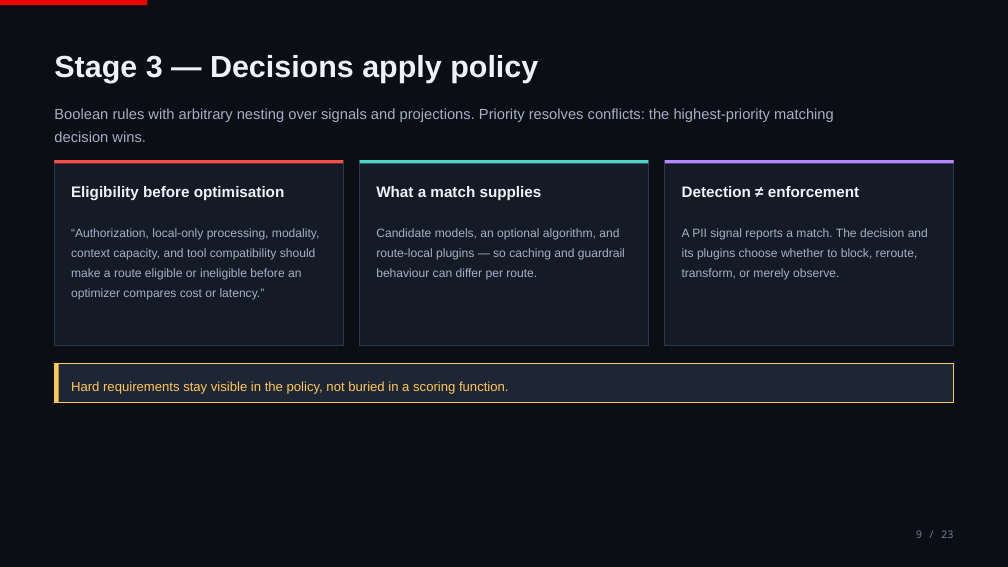
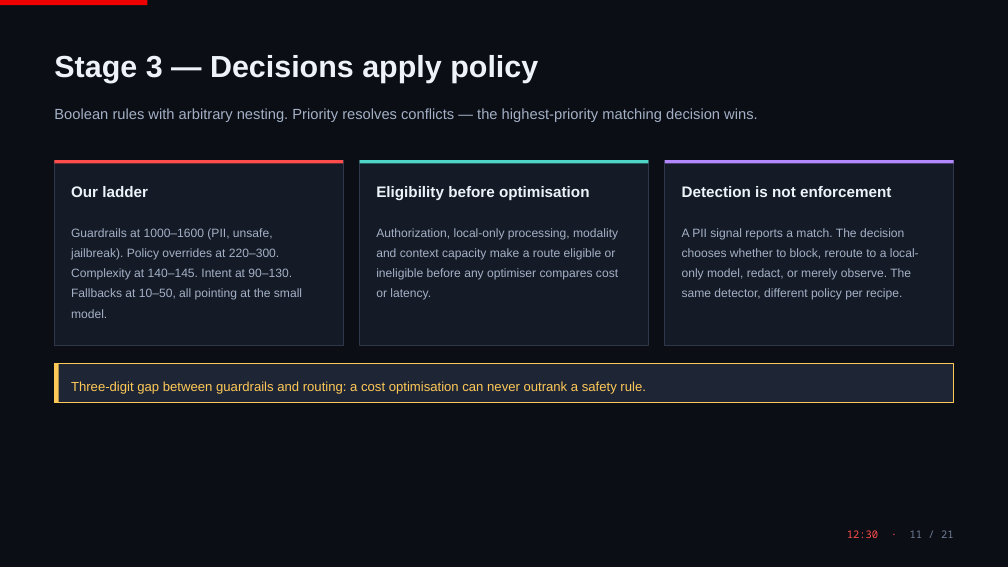
Before and after one commit to ritzshah/vllm-semantic-router-demo, a slide deck: slide 11 of docs/presentation/vLLM-Semantic-Router.pptx (slide 9 before the commit). Drawn at 1008x567 pixels with LibreOffice and Linux fonts; fonts in the diff are those of the drawing. Boxes give left, top, right and bottom in pixels: in the first picture for what was removed or moved away, otherwise in the second. Text is boxed around its words. In the diff, an @@ line names an element or a change of style, - is before the commit and + after.

```diff
--- a/docs/presentation/vLLM-Semantic-Router.pptx
+++ b/docs/presentation/vLLM-Semantic-Router.pptx
@@ text at [54, 108, 758, 122]: text changed @@
-Boolean rules with arbitrary nesting over signals and projections. Priority resolves conflicts: the highest-priority matching decision wins.
+Boolean rules with arbitrary nesting. Priority resolves conflicts — the highest-priority matching decision wins.
@@ text at [71, 186, 148, 197]: text changed @@
-Eligibility before optimisation
+Our ladder
@@ text at [376, 186, 590, 200]: text changed @@
-What a match supplies
+Eligibility before optimisation
@@ text at [682, 186, 891, 197]: text changed @@
-Detection ≠ enforcement
+Detection is not enforcement
@@ text at [71, 228, 302, 318]: text changed @@
-“Authorization, local-only processing, modality, context capacity, and tool compatibility should make a route eligible or ineligible before an optimizer compares cost or latency.”
+Guardrails at 1000–1600 (PII, unsafe, jailbreak). Policy overrides at 220–300. Complexity at 140–145. Intent at 90–130. Fallbacks at 10–50, all pointing at the small model.
@@ text at [376, 228, 618, 300]: text changed @@
-Candidate models, an optional algorithm, and route-local plugins — so caching and guardrail behaviour can differ per route.
+Authorization, local-only processing, modality and context capacity make a route eligible or ineligible before any optimiser compares cost or latency.
@@ text at [682, 228, 919, 300]: text changed @@
-A PII signal reports a match. The decision and its plugins choose whether to block, reroute, transform, or merely observe.
+A PII signal reports a match. The decision chooses whether to block, reroute to a local-only model, redact, or merely observe. The same detector, different policy per recipe.
@@ text at [71, 381, 646, 394]: text changed @@
-Hard requirements stay visible in the policy, not buried in a scoring function.
+Three-digit gap between guardrails and routing: a cost optimisation can never outrank a safety rule.
@@ text at [847, 530, 954, 538]: text changed; text colour #6E7D96 to #FF4D4D @@
-9 / 23
+12:30 · 11 / 21
```
Also in this commit, not shown: 10 other slides changed, 10 slides added, 12 slides removed, 5 other files.
